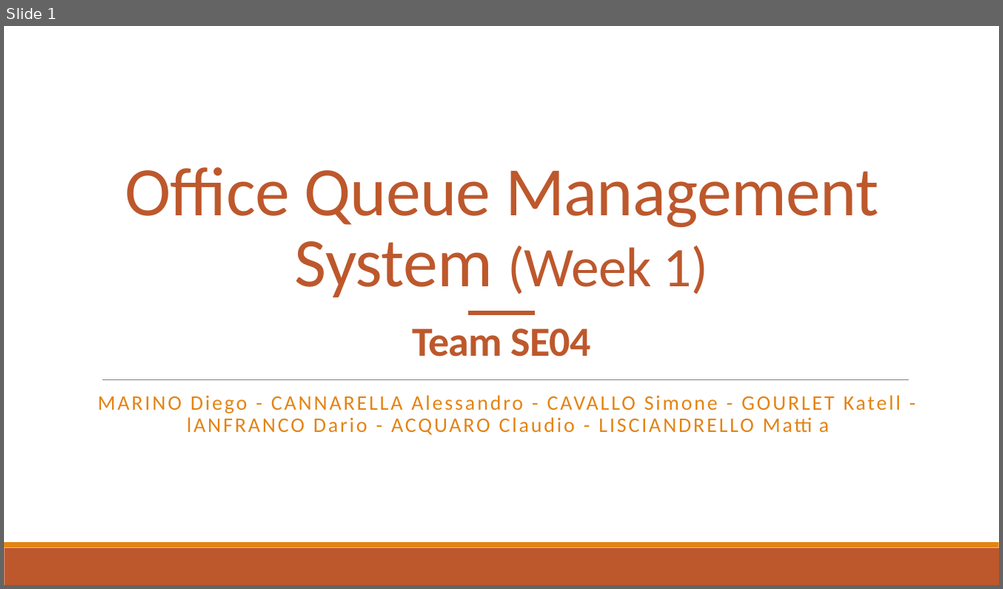
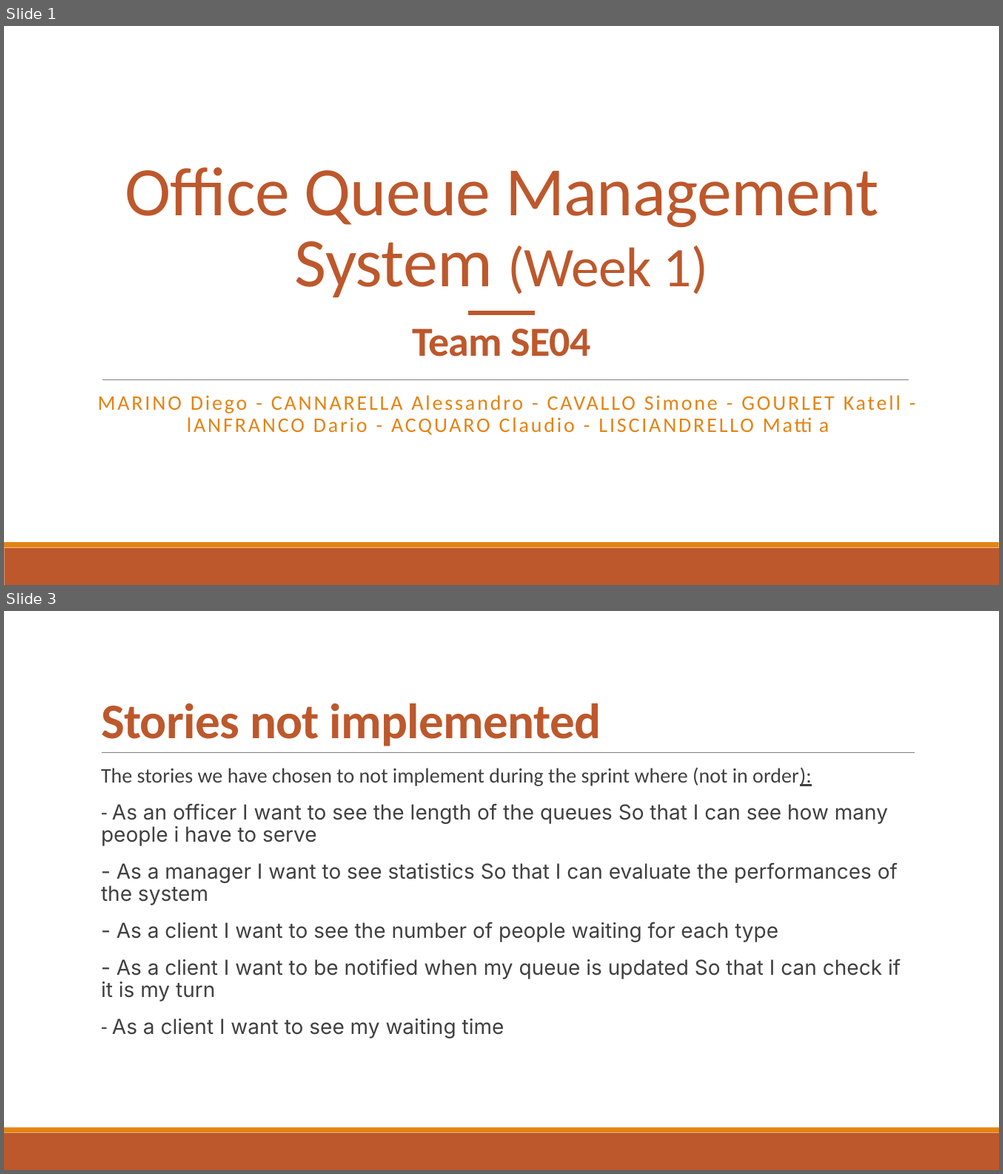
Before and after one commit to djemar/se2021-04-OfficeQueueManager, a slide deck: PresentationW1.pptx. Shown one above the other, each under a label of ours: slide 1 before the commit, slides 1 and 3 after it; the slides between them are not shown. The pictures are 1003x589 and 1003x1174 pixels, drawn with LibreOffice and Linux fonts; fonts in the diff are those of the drawing. Boxes give left, top, right and bottom in pixels: in the first picture for what was removed or moved away, otherwise in the second. Text is boxed around its words. In the diff, an @@ line names an element or a change of style, - is before the commit and + after.

```diff
--- a/PresentationW1.pptx
+++ b/PresentationW1.pptx
@@ slide 3 added at (4,611,999,1170), background #FFFFFF; not listed: 2 template elements that a slide beside it also shows @@
@@ title added at (101,703,601,746), 48 pt, text #BD582C, bold @@
+Stories not implemented
@@ line added from (102, 753) to (915, 753), #808080 0.5 pt @@
@@ text added at (101,767,900,1039), 20 pt, text #404040 @@
+  The stories we have chosen to not implement during the sprint where (not in order):
+  - As an officer I want to see the length of the queues So that I can see how many people i have to serve
+  - As a manager I want to see statistics So that I can evaluate the performances of the system
+  - As a client I want to see the number of people waiting for each type
+  - As a client I want to be notified when my queue is updated So that I can check if it is my turn
+  - As a client I want to see my waiting time
```
Also in this commit, not shown: 5 slides changed, 4 other slides added, 1 slide removed, 2 other files.
